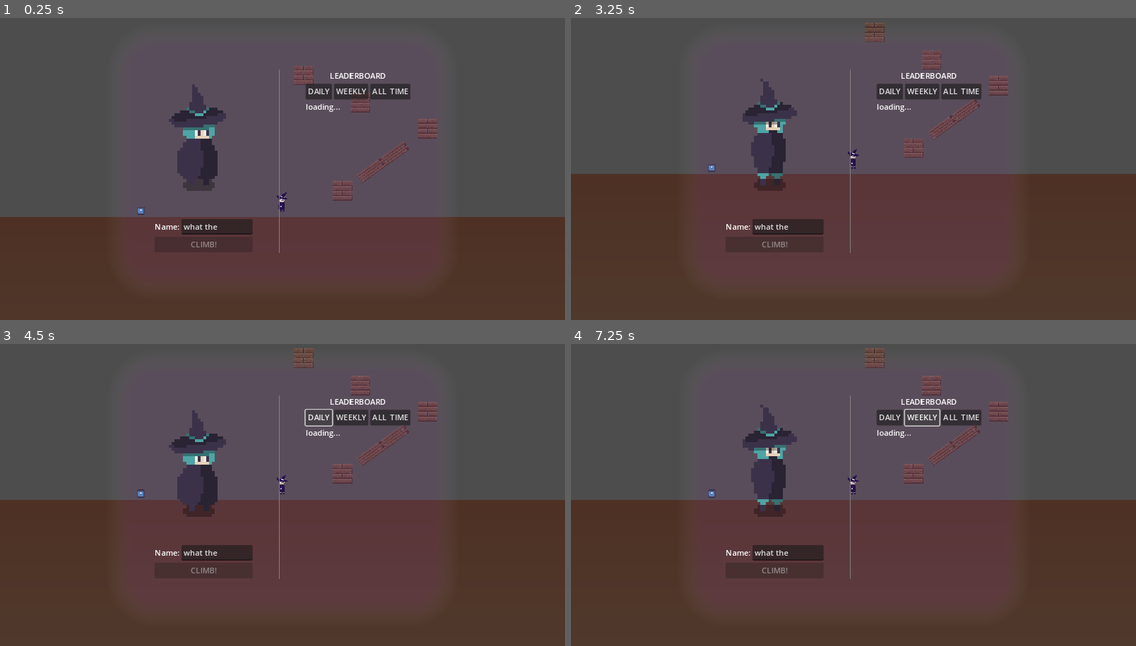
Above: before the commit, frames 1-4 (two rows, left to right).
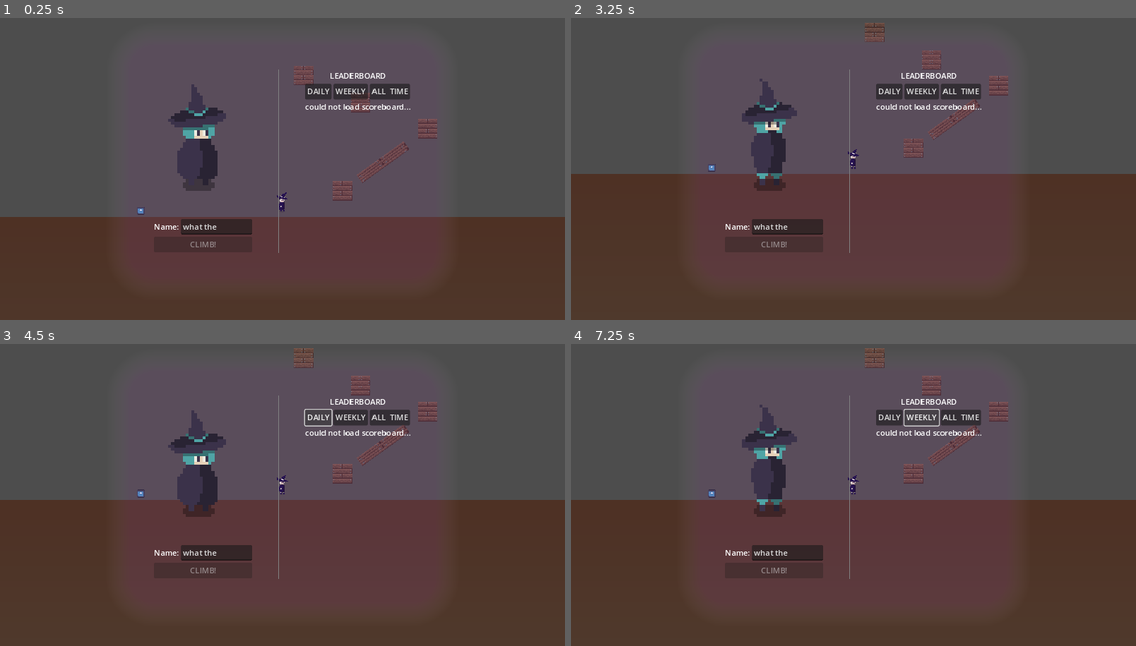
Above: after the commit, the same moments.

Repository: dicemaster5/Summon2Scale
Game: Godot game, scene res://scenes/main.tscn
Two runs of this game, one before a commit and one after it. Both use one fixed random seed, a clock stepped at 60 frames per second and the inputs below. The engine's default icon, where the game draws it, is replaced by a stand-in: a white triangle on a blue panel in a dark square.
Inputs:
- Up to frame 1 (0.25 s): no input
- Up to frame 2 (3.25 s): hold Shift (run) 0.53-1.28 s; hold D (move_right) 0.53-2.03 s; tap Space (jump) at 0.77, 1.52, 3.02 s; tap Shift (run) at 1.35, 2.85 s; hold A (move_left) 2.03-2.78 s; hold Shift (run) 2.03-2.78 s; hold D (move_right) from 2.78 s (still down)
- Up to frame 3 (4.5 s): release D (move_right) at 3.5 s; click "DAILY" at 3.5 s; hold D (move_right) from 4.28 s (still down); hold Shift (run) from 4.28 s (still down)
- Up to frame 4 (7.25 s): tap Space (jump) at 4.52, 5.27 s; release D (move_right) at 5.03 s; release Shift (run) at 5.03 s; hold A (move_left) 5.03-5.78 s; tap Shift (run) at 5.1 s; hold D (move_right) 5.78-6.5 s; hold Shift (run) 5.78-6.5 s; click "WEEKLY" at 6.5 s

The runs differ from the first frame. In frame 1, 0.7% of the frame differs, in the area x 27-73%, y 17-78%; in frame 2, 0.7%; in frame 3, 0.7%; in frame 4, 0.8%.
Error before the commit: Invalid access to property or key 'scores' on a base object of type 'Nil'. (res://systems/scoreboard.gd:47)

Commit message:
catch more http failures

Diff:
--- a/systems/scoreboard.gd
+++ b/systems/scoreboard.gd
@@ -33,7 +33,7 @@
 			"https://summon2scale.alifeee.co.uk/scoreboard/top?total=10&timeframe=%s" % timeframe
 		)
 		if error != OK:
-			status_label.text = "oh no"
+			status_label.text = "something went wrong :("
 	return _fetch_timeframe
 
 func _fetch_completed(result, response_code, headers, body):
@@ -42,7 +42,10 @@
 	var json = JSON.new()
 	json.parse(body.get_string_from_utf8())
 	var response = json.get_data()
-	print(response)
+	print("scoreboard response:", response)
+	if response == null:
+		status_label.text = "could not load scoreboard..."
+		return
 
 	var scores = response["scores"]
 
